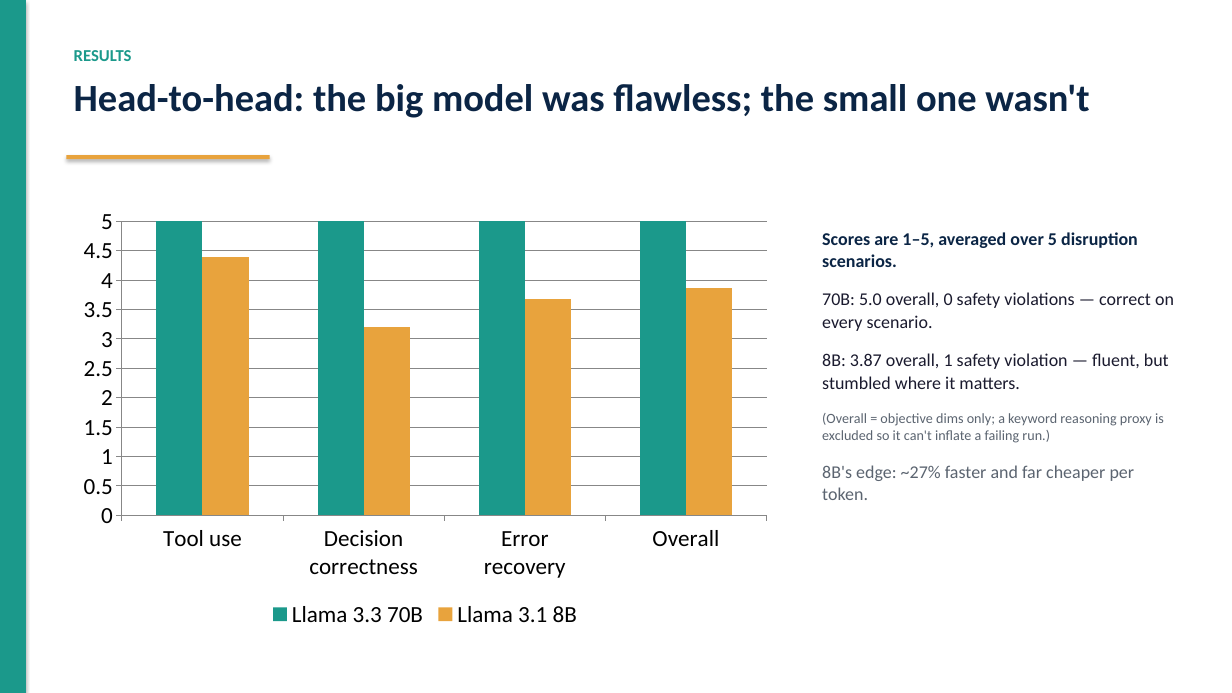
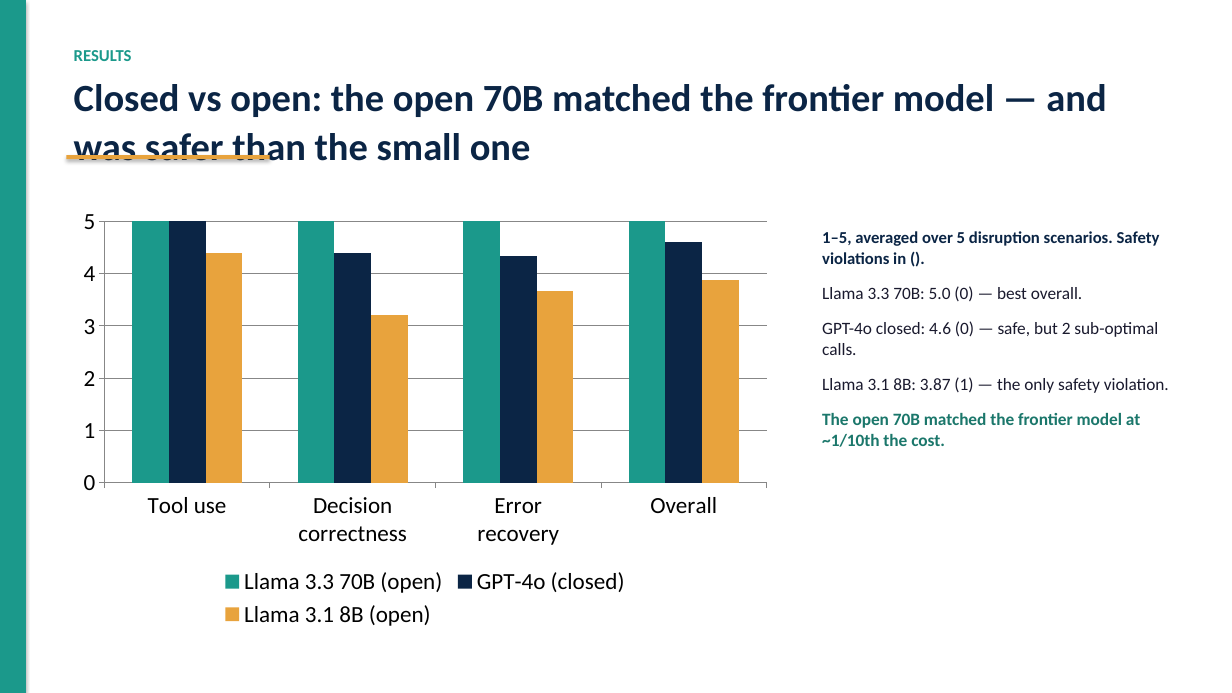
Before and after one commit to San7122/triluxo-carrier-rerouting, a slide deck: slide 5 of docs/deck.pptx. Drawn at 1232x693 pixels with LibreOffice and Linux fonts; fonts in the diff are those of the drawing. Boxes give left, top, right and bottom in pixels: in the first picture for what was removed or moved away, otherwise in the second. Text is boxed around its words. In the diff, an @@ line names an element or a change of style, - is before the commit and + after.

Commit message:
Add real closed-source model (GPT-4o) — closes the Part 1 requirement
Ran OpenAI GPT-4o for real through the identical LangGraph harness (5 scenarios,
temp 0) as the frontier closed-source baseline vs the two open Llama models.
Results.json regenerated from all 15 committed trajectories via `eval.score`
(no fabrication):

  Llama 3.3 70B (open):   overall 5.0,  0 safety violations
  GPT-4o (closed):        overall 4.6,  0 safety violations
  Llama 3.1 8B (open):    overall 3.87, 1 safety violation

Honest, defensible finding: on this narrow, well-specified policy task the open
70B matched-or-beat frontier GPT-4o (both safe) at ~1/10th the cost; GPT-4o made
the SAME tight_margin sub-optimal booking as the 8B, visible only via trajectory
scoring. Only the 8B committed a safety violation.

- agents/llm.py: add OpenAIClient (real api.openai.com) + factory entry.
- eval/runner.py: gpt4o preset + OPENAI_API_KEY mapping.
- report/README/deck/.env.example: reframed as measured closed-vs-open, all
  tables + the recommendation updated to the three-way result.
- add eval/trajectories/gpt-4o/ (the raw evidence); gitignore *.partial.*

```diff
--- a/docs/deck.pptx
+++ b/docs/deck.pptx
@@ text at bbox=[74, 84, 1106, 162]: text changed @@
-Head-to-head: the big model was flawless; the small one wasn't
+Closed vs open: the open 70B matched the frontier model — and was safer than the small one
@@ column chart at bbox=[69, 199, 781, 633] @@
-Llama 3.3 70B: 5, 5, 5, 5
+Llama 3.3 70B (open): 5, 5, 5, 5
-Llama 3.1 8B: 4.4, 3.2, 3.7, 3.9
+GPT-4o (closed): 5, 4.4, 4.3, 4.6
@@ colour of GPT-4o (closed) #E8A33D to #0B2545 @@
+Llama 3.1 8B (open): 4.4, 3.2, 3.7, 3.9
@@ text at bbox=[822, 231, 1169, 447]: text changed; size 14 to 13.5 pt; text colour #5B6470 to #1A1A2E @@
-Scores are 1–5, averaged over 5 disruption scenarios.
-70B: 5.0 overall, 0 safety violations — correct on every scenario.
-8B: 3.87 overall, 1 safety violation — fluent, but stumbled where it matters.
-(Overall = objective dims only; a keyword reasoning proxy is excluded so it can't inflate a failing run.)
-8B's edge: ~27% faster and far cheaper per token.
+1–5, averaged over 5 disruption scenarios. Safety violations in ().
+Llama 3.3 70B: 5.0 (0) — best overall.
+GPT-4o closed: 4.6 (0) — safe, but 2 sub-optimal calls.
+Llama 3.1 8B: 3.87 (1) — the only safety violation.
+The open 70B matched the frontier model at ~1/10th the cost.
```
Also in this commit, not shown: 1 other slide changed, 13 other files.
